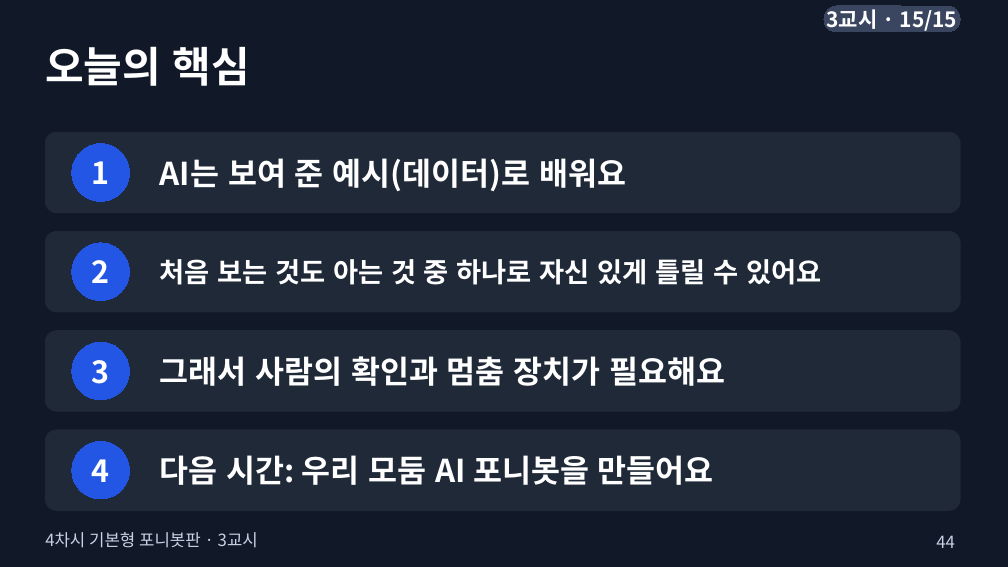
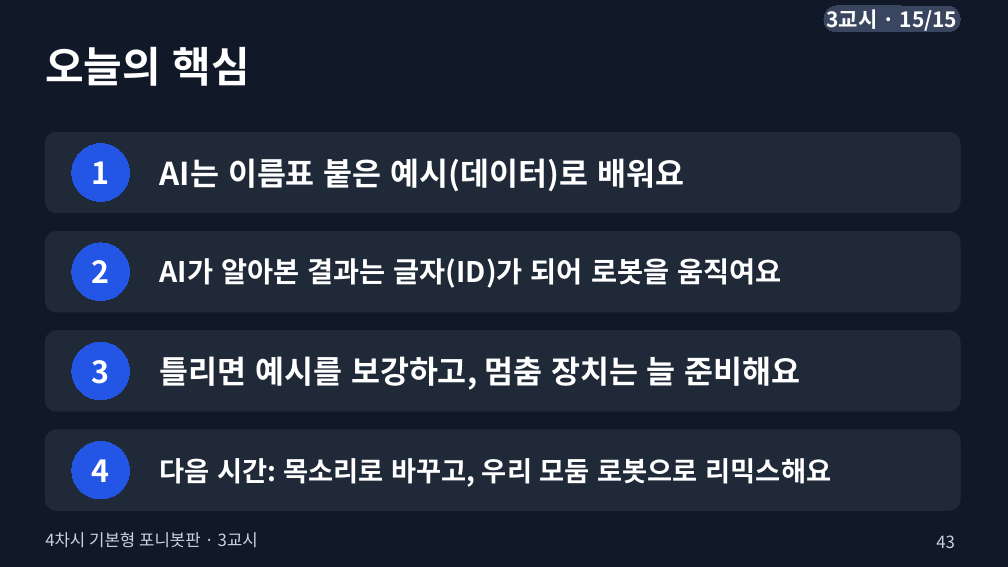
Before and after one commit to boundaryx01-uniquelife/microbit, a slide deck: slide 43 of bridge/ponybot/materials/포니봇_4차시_기본형/ponybot_4차시_수업슬라이드.pptx (slide 44 before the commit). Drawn at 1008x567 pixels with LibreOffice and Linux fonts; fonts in the diff are those of the drawing. Boxes give left, top, right and bottom in pixels: in the first picture for what was removed or moved away, otherwise in the second. Text is boxed around its words. In the diff, an @@ line names an element or a change of style, - is before the commit and + after.

```diff
--- a/bridge/ponybot/materials/포니봇_4차시_기본형/ponybot_4차시_수업슬라이드.pptx
+++ b/bridge/ponybot/materials/포니봇_4차시_기본형/ponybot_4차시_수업슬라이드.pptx
@@ text at [160,158,684,191]: text changed @@
-AI는 보여 준 예시(데이터)로 배워요
+AI는 이름표 붙은 예시(데이터)로 배워요
@@ text at [160,258,781,288]: text changed; size 26 to 27 pt @@
-처음 보는 것도 아는 것 중 하나로 자신 있게 틀릴 수 있어요
+AI가 알아본 결과는 글자(ID)가 되어 로봇을 움직여요
@@ text at [160,356,801,390]: text changed @@
-그래서 사람의 확인과 멈춤 장치가 필요해요
+틀리면 예시를 보강하고, 멈춤 장치는 늘 준비해요
@@ text at [160,458,832,487]: text changed; size 30 to 26 pt @@
-다음 시간: 우리 모둠 AI 포니봇을 만들어요
+다음 시간: 목소리로 바꾸고, 우리 모둠 로봇으로 리믹스해요
@@ page number at [936,535,955,548]: text changed @@
-44
+43
```
Also in this commit, not shown: 22 other slides changed, 17 slides added, 18 slides removed, 10 other files.
